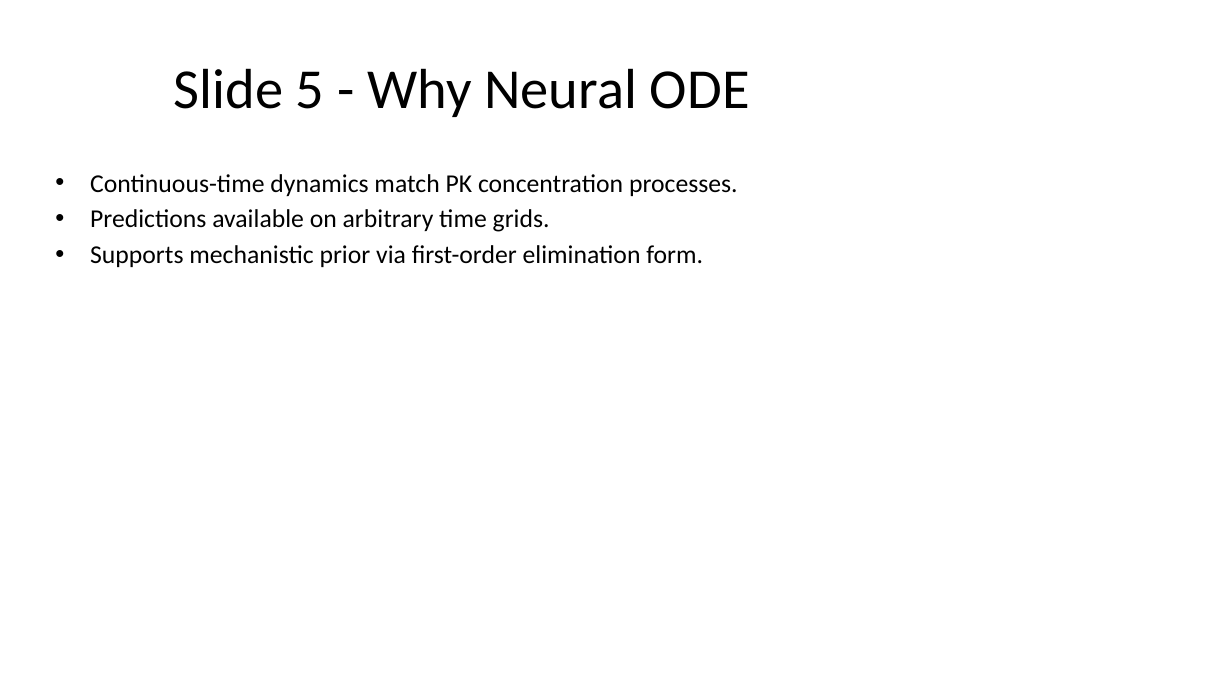
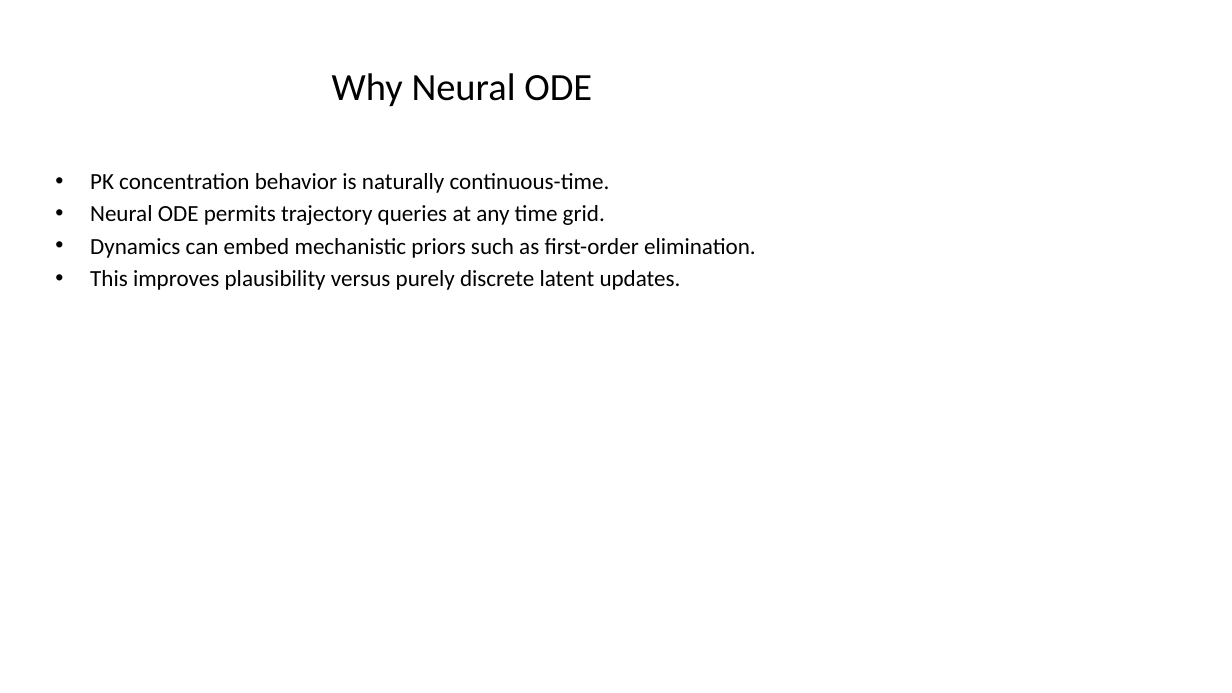
Before and after one commit to Sushree2179/Neural_PK-PD_Modeling_with_ODE, a slide deck: slide 5 of Slides/Phase3B_18Slide_Deck.pptx. Drawn at 1232x693 pixels with LibreOffice and Linux fonts; fonts in the diff are those of the drawing. Boxes give left, top, right and bottom in pixels: in the first picture for what was removed or moved away, otherwise in the second. Text is boxed around its words. In the diff, an @@ line names an element or a change of style, - is before the commit and + after.

```diff
--- a/Slides/Phase3B_18Slide_Deck.pptx
+++ b/Slides/Phase3B_18Slide_Deck.pptx
@@ title at (332,73,592,107): text changed; size 44 to 30 pt @@
-Slide 5 - Why Neural ODE
+Why Neural ODE
@@ text at (90,173,756,290): text changed; size 20 to 18 pt @@
-• Continuous-time dynamics match PK concentration processes.
-• Predictions available on arbitrary time grids.
-• Supports mechanistic prior via first-order elimination form.
+• PK concentration behavior is naturally continuous-time.
+• Neural ODE permits trajectory queries at any time grid.
+• Dynamics can embed mechanistic priors such as first-order elimination.
+• This improves plausibility versus purely discrete latent updates.
```
Also in this commit, not shown: 17 other slides changed, 5 slides added, 3 other files.
